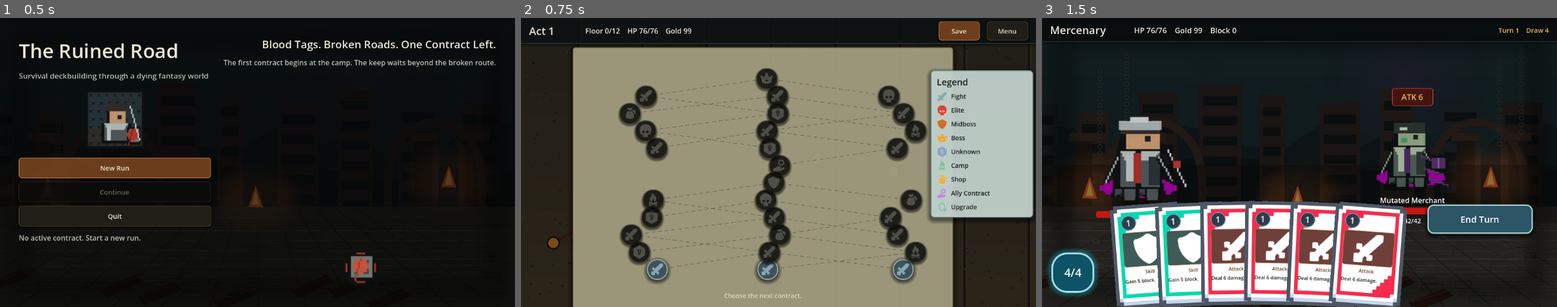
Above: before the commit, frames 1-3 (left to right).
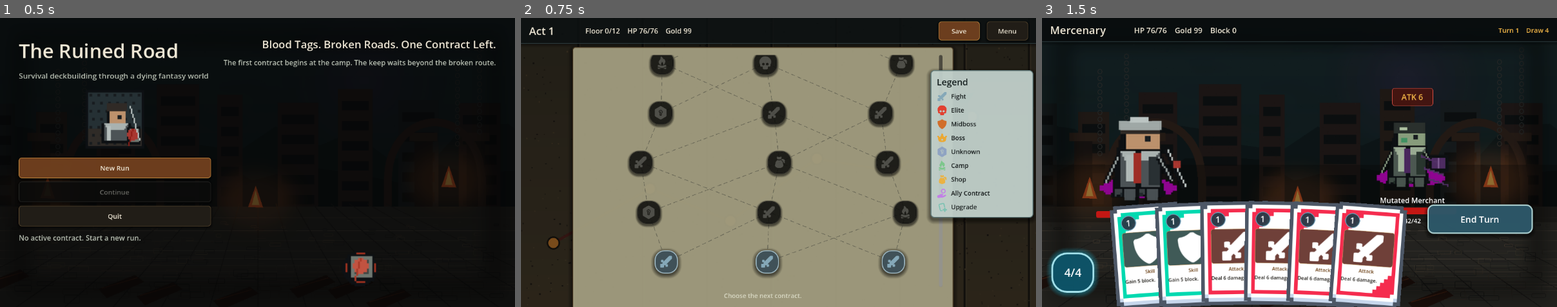
Above: after the commit, the same moments.

Repository: once0811-arch/game
Game: Godot game, scene res://scenes/main/main.tscn
Same seed, same stepped clock (60 frames per second), same inputs: the game is played once before the commit and once after it.
Inputs (mouse positions are in pixels of both pictures, inside the frame that each line leads up to):
- Up to frame 1 (0.5 s): no input
- Up to frame 2 (0.75 s): click "New Run" at 0.5 s
- Up to frame 3 (1.5 s): click (1175, 269) at 1.27 s

Frame 1 is identical in both runs. In frame 2, 12% of the frame differs, in the area x 18-82%, y 12-92%; in frame 3, nothing differs.

Commit message:
Make act route map vertically scrollable

Diff:
--- a/SourceCode/scripts/ui/map_screen.gd
+++ b/SourceCode/scripts/ui/map_screen.gd
@@ -3,6 +3,7 @@
 const UIStyleScript := preload("res://scripts/ui/ui_style.gd")
 
 var run_label: Label
+var map_scroll: ScrollContainer
 var map_canvas: Control
 var map_log_label: Label
 var legend_box: VBoxContainer
@@ -12,7 +13,8 @@
 var node_buttons: Dictionary = {}
 var dragging_node_id := ""
 
-const MAP_NODE_SIZE := Vector2(46, 46)
+const MAP_NODE_SIZE := Vector2(52, 52)
+const MAP_CANVAS_MIN_SIZE := Vector2(720, 1380)
 
 
 func _ready() -> void:
@@ -75,13 +77,19 @@
 	map_area.offset_bottom = 0
 	add_child(map_area)
 
+	map_scroll = ScrollContainer.new()
+	map_scroll.custom_minimum_size = Vector2(760, 520)
+	map_scroll.size_flags_horizontal = Control.SIZE_EXPAND_FILL
+	map_scroll.size_flags_vertical = Control.SIZE_EXPAND_FILL
+	map_scroll.clip_contents = true
+	route_layout.add_child(map_scroll)
+
 	map_canvas = Control.new()
-	map_canvas.custom_minimum_size = Vector2(760, 520)
+	map_canvas.custom_minimum_size = MAP_CANVAS_MIN_SIZE
 	map_canvas.size_flags_horizontal = Control.SIZE_EXPAND_FILL
-	map_canvas.size_flags_vertical = Control.SIZE_EXPAND_FILL
-	map_canvas.clip_contents = true
+	map_canvas.size_flags_vertical = Control.SIZE_SHRINK_BEGIN
 	map_canvas.resized.connect(_on_map_canvas_resized)
-	route_layout.add_child(map_canvas)
+	map_scroll.add_child(map_canvas)
 
 	map_log_label = UIStyleScript.label("", 14, UIStyleScript.stat_text())
 	map_log_label.custom_minimum_size = Vector2(0, 28)
@@ -246,6 +254,7 @@
 			"button": button,
 			"state": MapState.get_node_state(node),
 		}
+	_focus_available_depth.call_deferred()
 
 
 func _on_map_canvas_resized() -> void:
@@ -339,13 +348,13 @@
 func _node_position(node: Dictionary) -> Vector2:
 	var depth := int(node.get("depth", 1))
 	var lane := int(node.get("lane", 1))
-	var canvas_size := Vector2(840, 472)
+	var canvas_size := MAP_CANVAS_MIN_SIZE
 	if map_canvas != null:
 		canvas_size = Vector2(
 			maxf(map_canvas.size.x, map_canvas.custom_minimum_size.x),
 			maxf(map_canvas.size.y, map_canvas.custom_minimum_size.y)
 		)
-	var side_margin: float = maxf(110.0, canvas_size.x * 0.14)
+	var side_margin: float = maxf(130.0, canvas_size.x * 0.16)
 	var x_positions := [
 		side_margin,
 		canvas_size.x * 0.5,
@@ -356,12 +365,40 @@
 	if lane == 1:
 		jitter *= 0.52
 	x += jitter
-	var y_margin := 30.0
-	var usable_height := maxf(420.0, canvas_size.y - 92.0)
+	var y_margin := 72.0
+	var usable_height := maxf(980.0, canvas_size.y - 154.0)
 	var depth_count := 12.0
 	var climb_index := depth_count - float(depth)
 	var y := y_margin + climb_index * (usable_height / maxf(depth_count - 1.0, 1.0))
 	return Vector2(x, y)
+
+
+func _focus_available_depth() -> void:
+	if map_scroll == null or map_canvas == null or not RunState.is_run_active:
+		return
+	await get_tree().process_frame
+	var target_y := _average_node_y_for_depth(MapState.get_available_depth())
+	var viewport_height := maxf(map_scroll.size.y, 1.0)
+	var canvas_height := maxf(map_canvas.size.y, map_canvas.custom_minimum_size.y)
+	var max_scroll := maxf(canvas_height - viewport_height, 0.0)
+	map_scroll.scroll_vertical = int(clampf(target_y - viewport_height * 0.66, 0.0, max_scroll))
+
+
+func _average_node_y_for_depth(depth: int) -> float:
+	var total := 0.0
+	var count := 0
+	for node in MapState.nodes:
+		if int(node.get("depth", 0)) != depth:
+			continue
+		total += _node_position(node).y
+		count += 1
+	if count > 0:
+		return total / float(count)
+	var fallback_node := {
+		"depth": clampi(depth, 1, 12),
+		"lane": 1,
+	}
+	return _node_position(fallback_node).y
 
 
 func _node_next_ids(node: Dictionary) -> Array[String]:
Not shown, changed: docs/ui_playability_pass_report.md
